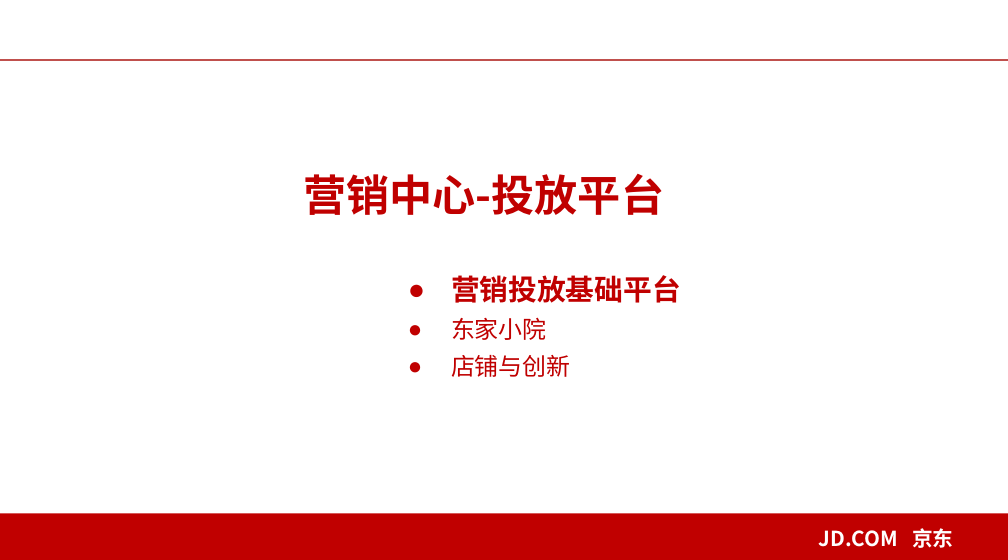
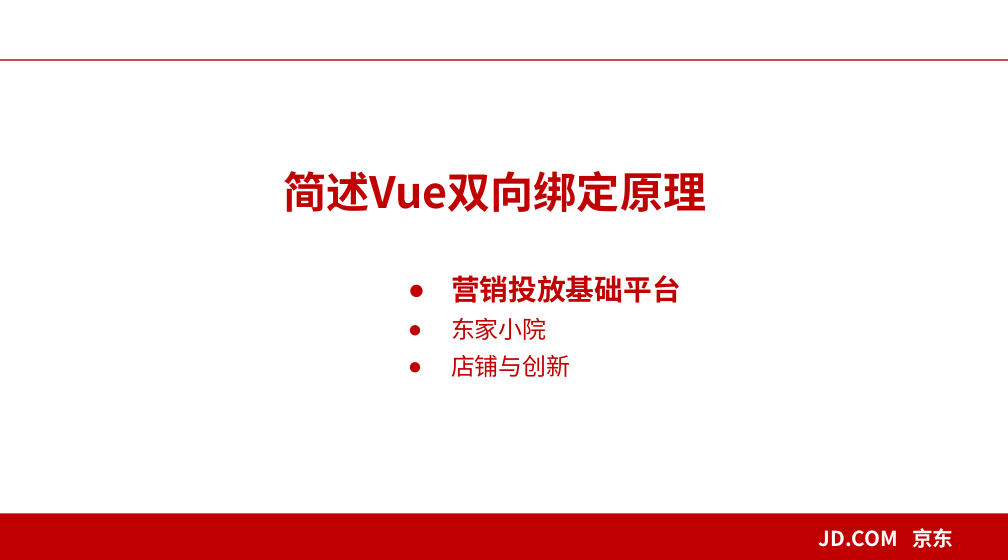
Before and after one commit to MarphyDemon/svue, a slide deck: slide 3 of vue技术内幕之数组双向绑定.pptx. Drawn at 1008x560 pixels with LibreOffice and Linux fonts; fonts in the diff are those of the drawing; background and template pictures are left out. Boxes give left, top, right and bottom in pixels: in the first picture for what was removed or moved away, otherwise in the second. Text is boxed around its words. In the diff, an @@ line names an element or a change of style, - is before the commit and + after.

Commit message:
修改对于对象的双向绑定问题，增加对于对象key的解析

```diff
--- a/vue技术内幕之数组双向绑定.pptx
+++ b/vue技术内幕之数组双向绑定.pptx
@@ text at bbox=[284, 171, 706, 212]: text changed @@
-营销中心-投放平台
+简述Vue双向绑定原理
```
Also in this commit, not shown: 2 other slides changed, 3 slides added, 4 other files.
